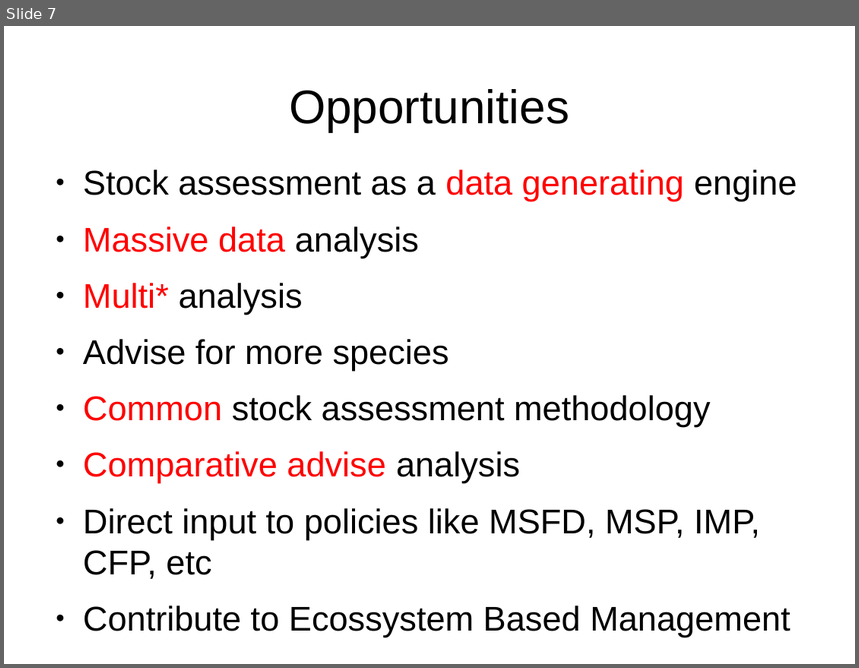
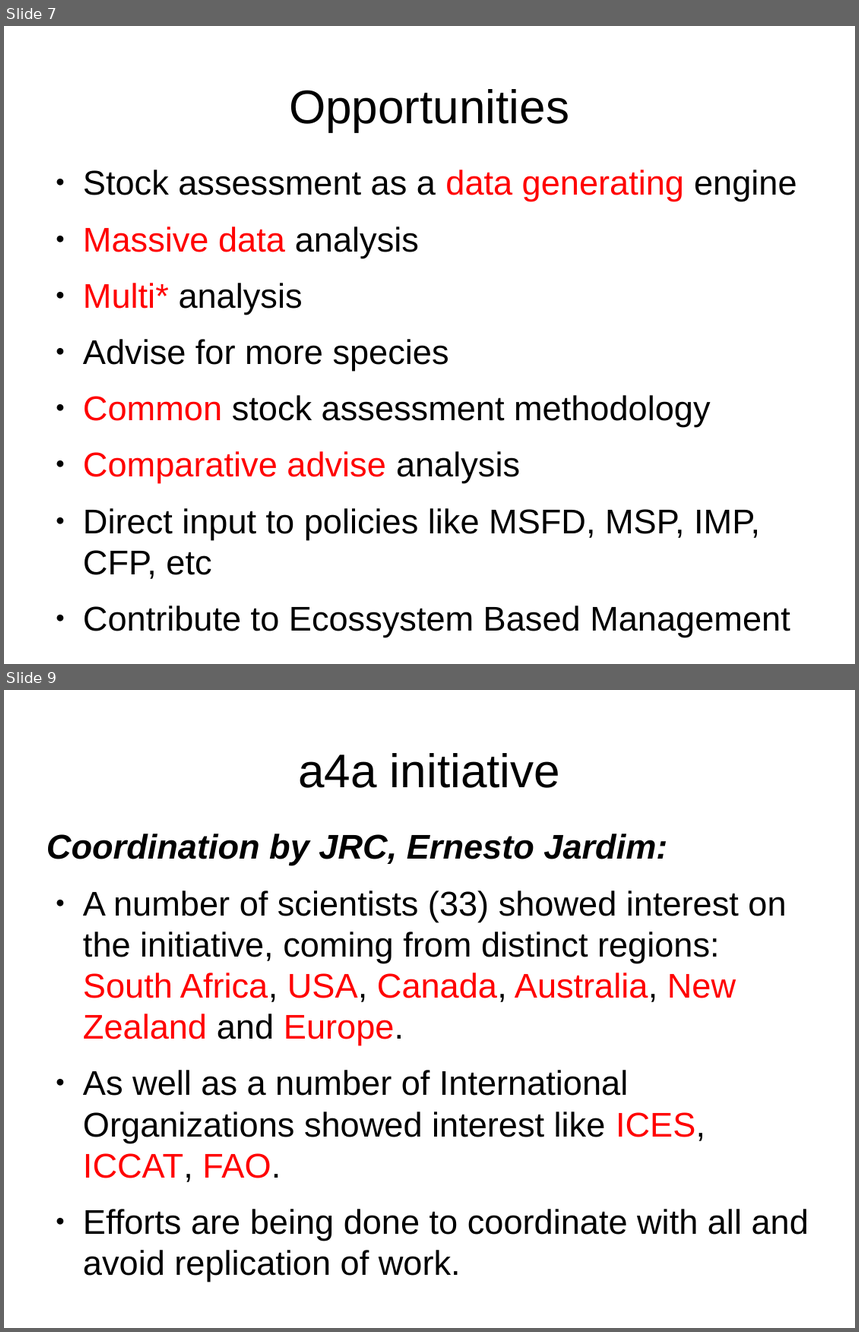
Before and after one commit to drfinlayscott/a4a, a slide deck: meetings/2012-MAREDCFvisit/01-dcfmare@fishreg.odp. Shown one above the other, each under a label of ours: slide 7 before the commit, slides 7 and 9 after it; the slides between them are not shown. The pictures are 859x668 and 859x1332 pixels, drawn with LibreOffice and Linux fonts; fonts in the diff are those of the drawing. Boxes give left, top, right and bottom in pixels: in the first picture for what was removed or moved away, otherwise in the second. Text is boxed around its words. In the diff, an @@ line names an element or a change of style, - is before the commit and + after.

```diff
--- a/meetings/2012-MAREDCFvisit/01-dcfmare@fishreg.odp
+++ b/meetings/2012-MAREDCFvisit/01-dcfmare@fishreg.odp
@@ slide 9 added at (4, 690, 855, 1328), background #FFFFFF @@
@@ title added at (298, 753, 560, 788), 44 pt, text #000000 @@
+a4a initiative
@@ text added at (47, 834, 809, 1282), 32 pt, text #000000 @@
+Coordination by JRC, Ernesto Jardim:
+● A number of scientists (33) showed interest on the initiative, coming from distinct regions: South Africa, USA, Canada, Australia, New Zealand and Europe.
+● As well as a number of International Organizations showed interest like ICES, ICCAT, FAO.
+● Efforts are being done to coordinate with all and avoid replication of work.
```
Also in this commit, not shown: 7 slides changed, 1 other file.
